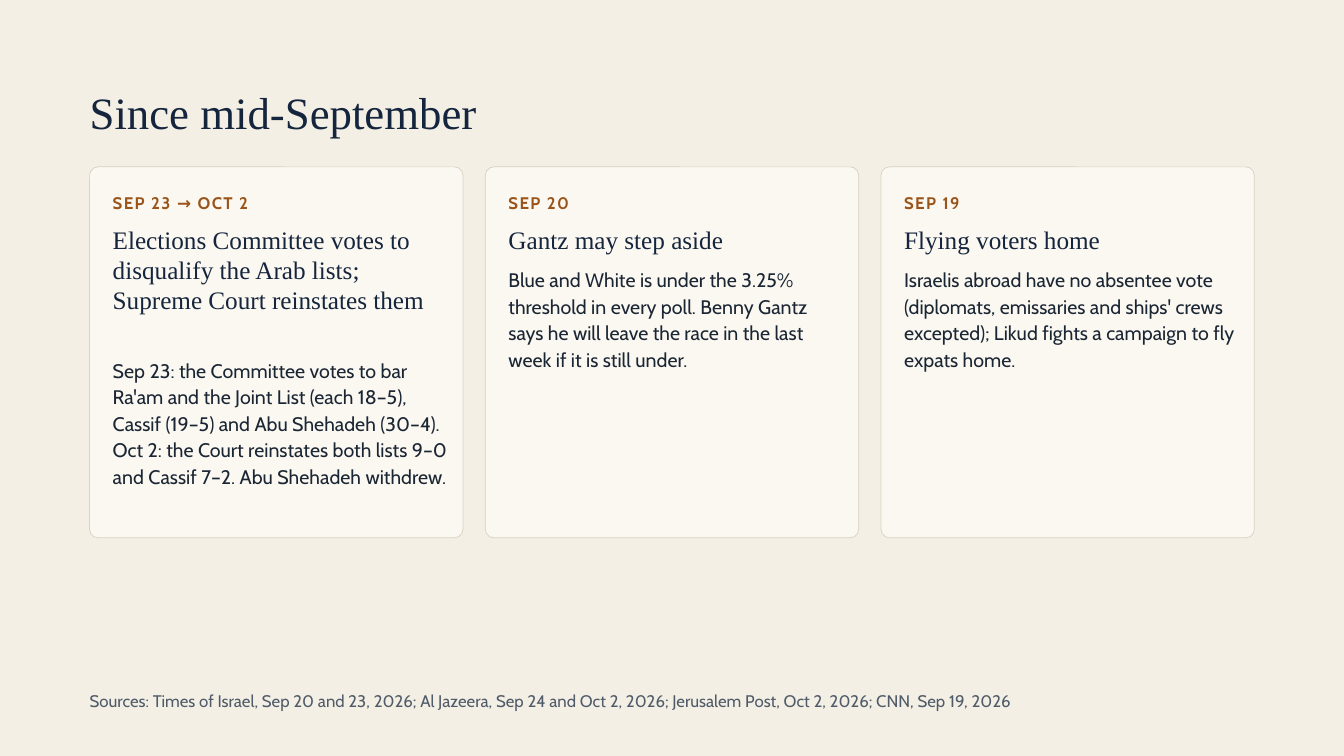
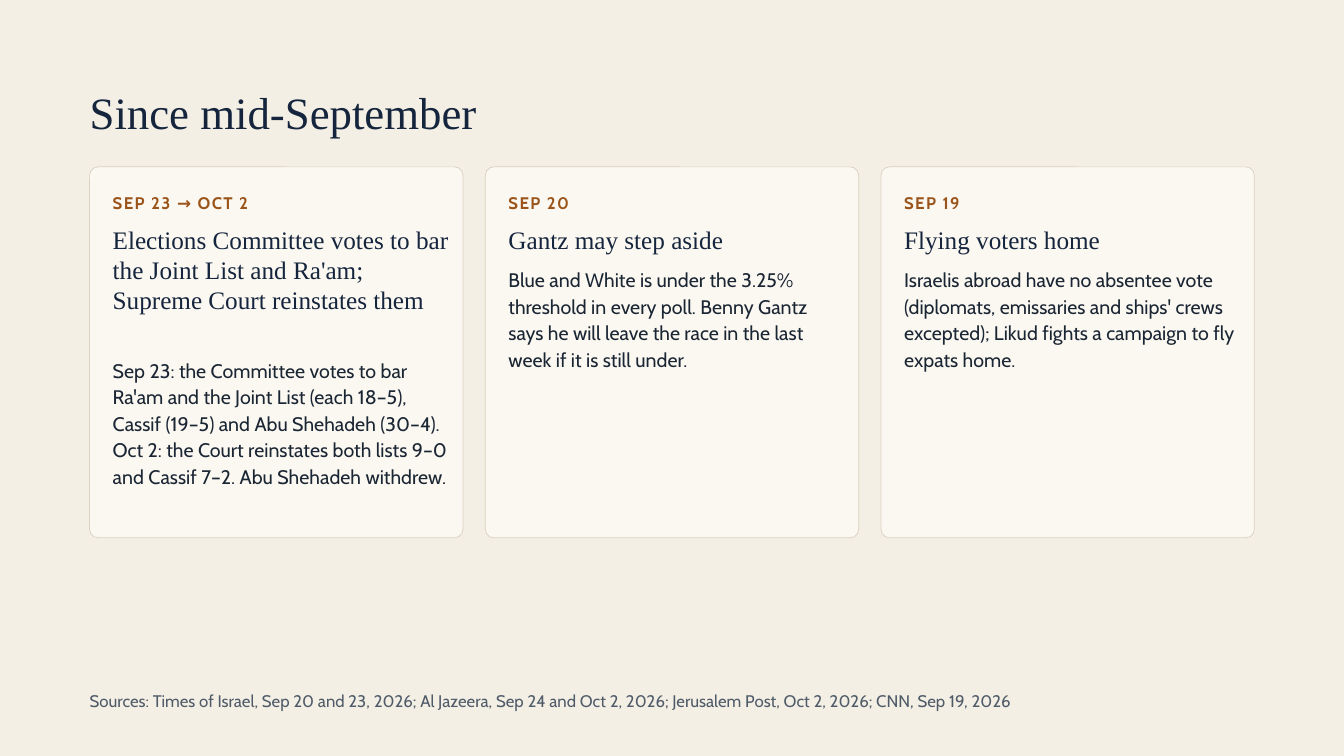
Before and after one commit to RavBogard/israelielection, a slide deck: slide 30 of public/teach/session-1-deck.pptx. Drawn at 1344x756 pixels with LibreOffice and Linux fonts; fonts in the diff are those of the drawing. Boxes give left, top, right and bottom in pixels: in the first picture for what was removed or moved away, otherwise in the second. Text is boxed around its words. In the diff, an @@ line names an element or a change of style, - is before the commit and + after.

```diff
--- a/public/teach/session-1-deck.pptx
+++ b/public/teach/session-1-deck.pptx
@@ text at [113,231,448,315]: text changed @@
-Elections Committee votes to disqualify the Arab lists; Supreme Court reinstates them
+Elections Committee votes to bar the Joint List and Ra'am; Supreme Court reinstates them
```
Also in this commit, not shown: 7 other slides changed, 1 other file.
